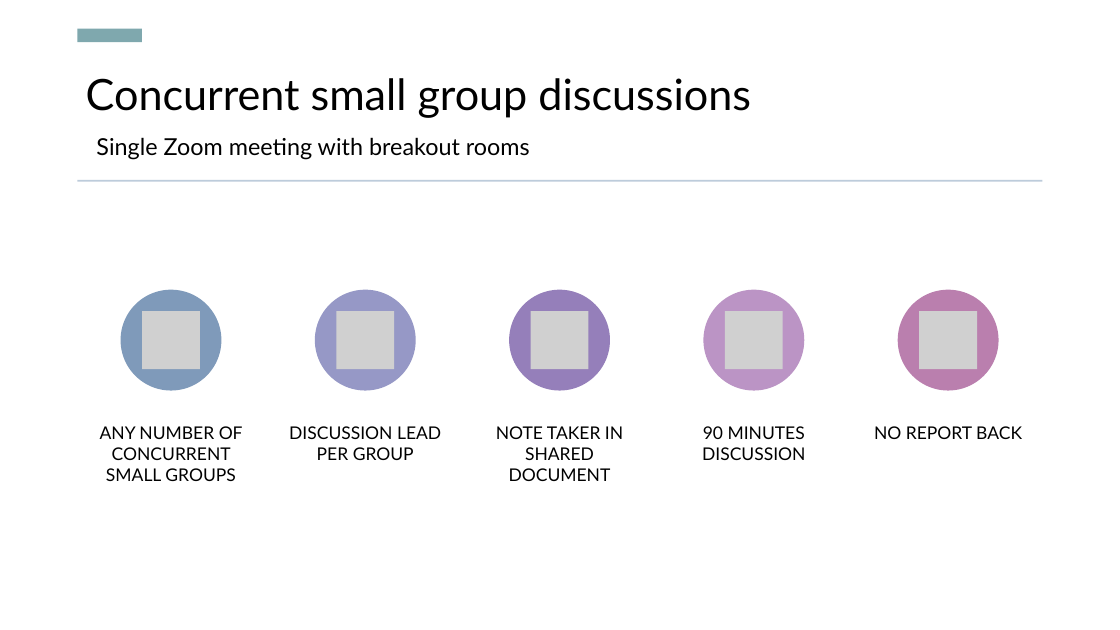
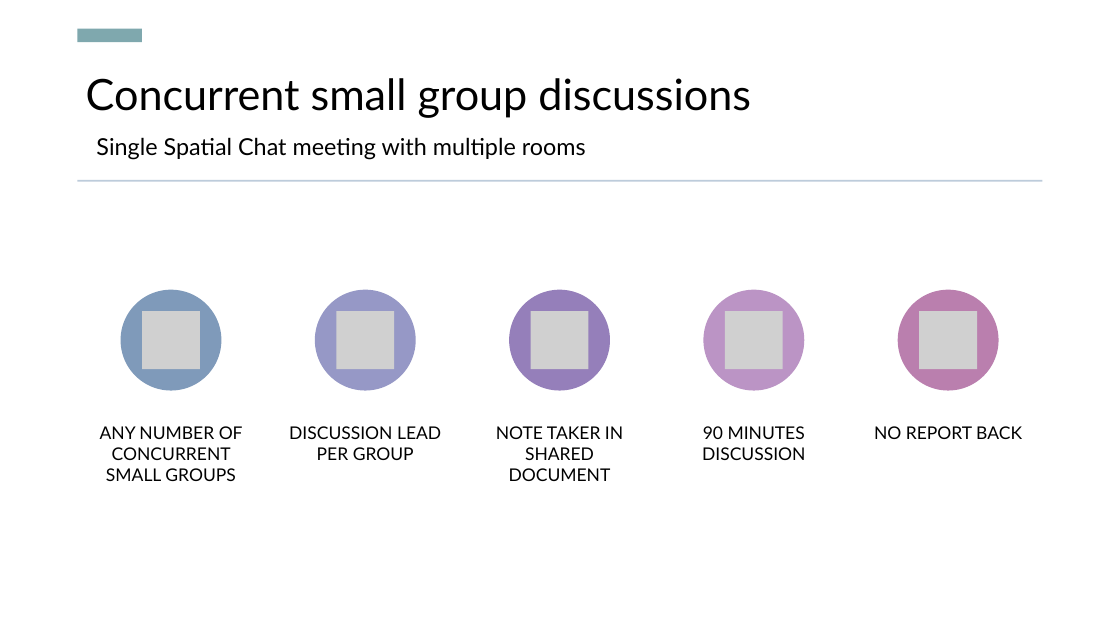
Before and after one commit to Collegeville/CW21, a slide deck: slide 5 of assets/Collegeville21WorkshopImages.pptx. Drawn at 1120x630 pixels with LibreOffice and Linux fonts; fonts in the diff are those of the drawing; grey boxes stand for pictures. Boxes give left, top, right and bottom in pixels: in the first picture for what was removed or moved away, otherwise in the second. Text is boxed around its words. In the diff, an @@ line names an element or a change of style, - is before the commit and + after.

```diff
--- a/assets/Collegeville21WorkshopImages.pptx
+++ b/assets/Collegeville21WorkshopImages.pptx
@@ title at [86,78,751,160]: text changed @@
-Concurrent small group discussions
-Single Zoom meeting with breakout rooms
+Concurrent small group discussions
+Single Spatial Chat meeting with multiple rooms
```
Also in this commit, not shown: 5 other slides changed, 2 other files.
